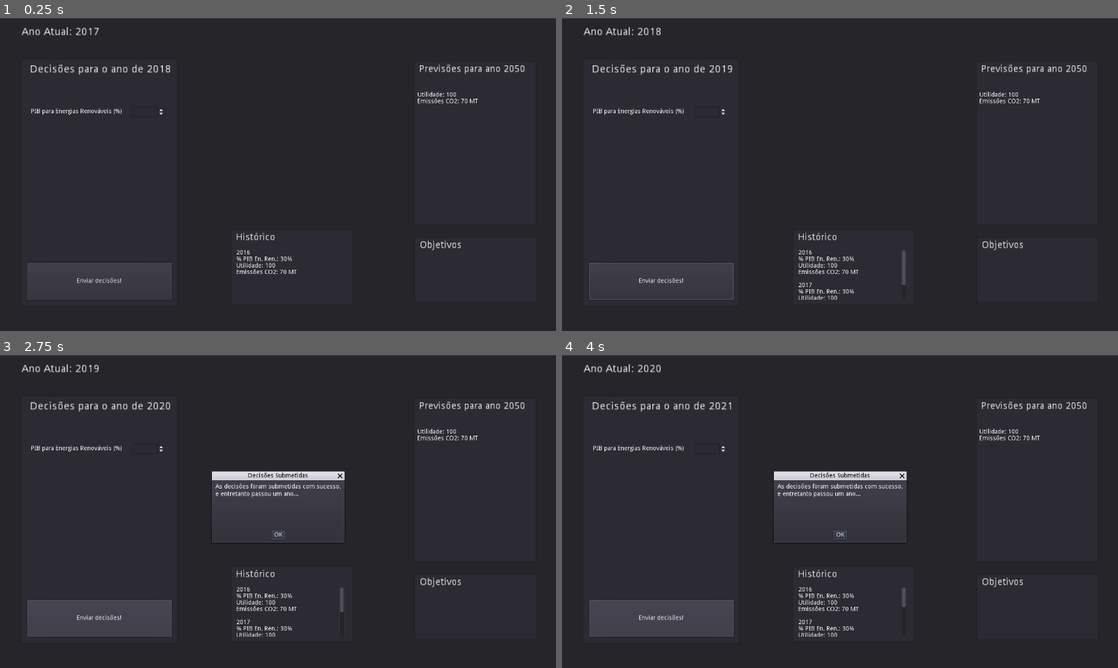
Above: before the commit, frames 1-4 (two rows, left to right).
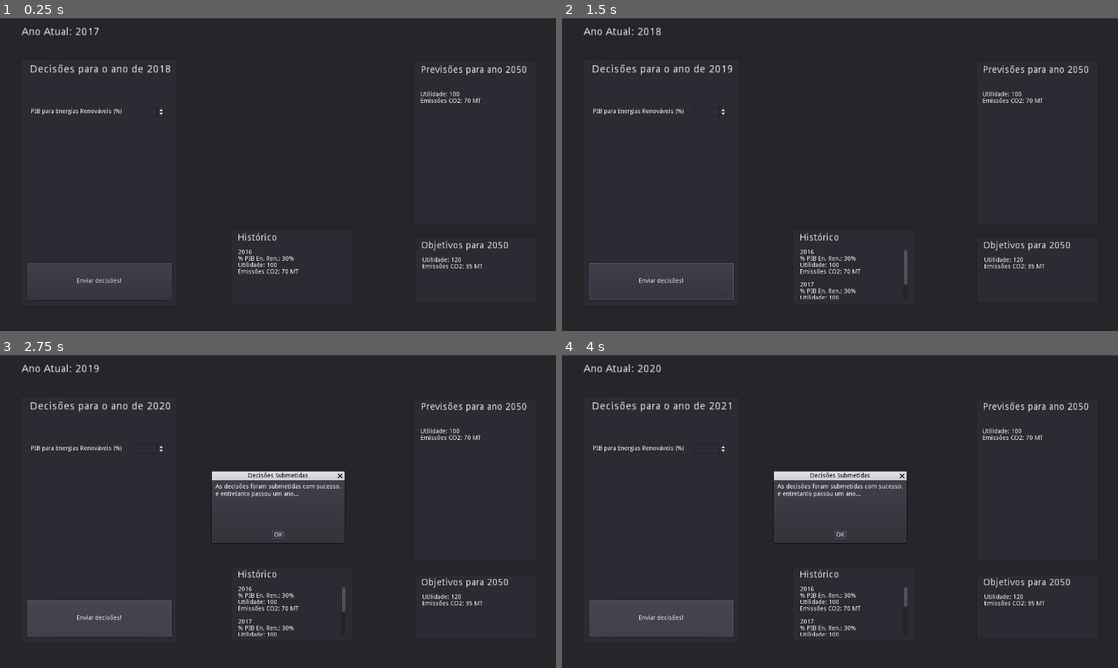
Above: after the commit, the same moments.

Repository: TiagoTaveira/ExergyX
Game: Godot game, scene res://Test.tscn
Same seed, same stepped clock (60 frames per second), same inputs: the game is played once before the commit and once after it.
Inputs:
- Up to frame 1 (0.25 s): no input
- Up to frame 2 (1.5 s): click "Enviar decisões!" at 0.5 s; click "OK" at 1.25 s
- Up to frame 3 (2.75 s): click "Enviar decisões!" at 2 s
- Up to frame 4 (4 s): click "OK" at 2.75 s; click "Enviar decisões!" at 3.5 s

The runs differ from the first frame. In frame 1, 1.2% of the frame differs, in the area x 42-95%, y 14-82%; in frame 2, 1.5%, in the area x 42-95%, y 14-90%; in frame 3, 1.5%; in frame 4, 1.5%.

Commit message:
Added win/lose screen

Diff:
--- /dev/null
+++ b/ObjText.gd
@@ -0,0 +1,13 @@
+extends RichTextLabel
+
+# Declare member variables here. Examples:
+# var a = 2
+# var b = "text"
+
+# Called when the node enters the scene tree for the first time.
+func _ready():
+	self.text = "Utilidade: " + str(PlayerVariables.utility_goals) + "\n" + "Emissões CO2: " + str(PlayerVariables.emission_goals) + " MT"
+
+# Called every frame. 'delta' is the elapsed time since the previous frame.
+#func _process(delta):
+#	pass
--- a/PlayerVariables.gd
+++ b/PlayerVariables.gd
@@ -16,6 +16,8 @@
 var final_year_utility = 100
 var final_year_emissions = 70
 
+var utility_goals = 120
+var emission_goals = 35
 
 # Called when the node enters the scene tree for the first time.
 func _ready():
--- a/Test.gd
+++ b/Test.gd
@@ -17,9 +17,20 @@
 	get_node("AcceptDialog").popup_centered_ratio(0.20)
 	process_next_year()
 	get_node("AnoAtual").text = "Ano Atual: " + str(PlayerVariables.current_year)
-	get_node("GridContainer/AnoAtual2").text = "Decisões para o ano de " + str(PlayerVariables.current_year + 1)
-	get_node("GridContainer2/RichTextLabel").text = "Previsões para ano " + str(PlayerVariables.final_year)
-	get_node("GridContainer2/RichTextLabel2").text = "Utilidade: " + str(PlayerVariables.final_year_utility) + "\n" + "Emissões CO2: " + str(PlayerVariables.final_year_emissions) + " MT"
+
+	if PlayerVariables.current_year < PlayerVariables.final_year:
+		get_node("GridContainer/AnoAtual2").text = "Decisões para o ano de " + str(PlayerVariables.current_year + 1)
+		get_node("GridContainer2/RichTextLabel").text = "Previsões para ano " + str(PlayerVariables.final_year)
+		get_node("GridContainer2/RichTextLabel2").text = "Utilidade: " + str(PlayerVariables.final_year_utility) + "\n" + "Emissões CO2: " + str(PlayerVariables.final_year_emissions) + " MT"
+	else:
+		get_node("GridContainer/Button").disabled = true
+		var won = (PlayerVariables.final_year_utility >= PlayerVariables.utility_goals) && (PlayerVariables.final_year_emissions <= PlayerVariables.emission_goals)
+		if won:
+			get_node("PopupPanel/Control/WonLostText").text = "VENCEU!"
+		else:
+			get_node("PopupPanel/Control/WonLostText").text = "PERDEU!"
+		get_node("PopupPanel/Control/Results").text = "Utilidade: " + str(PlayerVariables.final_year_utility) + "\n" + "Objetivo: " + str(PlayerVariables.utility_goals) + "\n\n" + "Emisssões CO2: " + str(PlayerVariables.final_year_emissions) + " MT" + "\n" + "Objetivo: " + str(PlayerVariables.emission_goals) + " MT"
+		get_node("PopupPanel").popup_centered()
 
 func process_next_year():
 
@@ -33,5 +44,5 @@
 
 	if last_year_investment != PlayerVariables.investment_renewables_percentage:
 		#mock formula follows:
-		PlayerVariables.final_year_utility = round(PlayerVariables.final_year_utility*(rand_range(0.9, 1.1) + 0.001 * PlayerVariables.investment_renewables_percentage))
+		PlayerVariables.final_year_utility = round(PlayerVariables.final_year_utility*(rand_range(0.9, 1.1) + 0.0005 * PlayerVariables.investment_renewables_percentage))
 		PlayerVariables.final_year_emissions = round(PlayerVariables.final_year_emissions*(rand_range(0.9, 1.1) - 0.005 * PlayerVariables.investment_renewables_percentage))
--- a/Test.tscn
+++ b/Test.tscn
@@ -1,7 +1,14 @@
-[gd_scene load_steps=3 format=2]
+[gd_scene load_steps=5 format=2]
 
 [ext_resource path="res://Test.gd" type="Script" id=1]
-[ext_resource path="res://HistText.gd" type="Script" id=2]
+[ext_resource path="res://ObjText.gd" type="Script" id=2]
+[ext_resource path="res://HistText.gd" type="Script" id=3]
+
+[sub_resource type="StyleBoxFlat" id=1]
+bg_color = Color( 0.0470588, 0.00784314, 0.00784314, 1 )
+corner_detail = 9
+shadow_color = Color( 0.388235, 0.458824, 0.278431, 0.6 )
+shadow_size = 5
 
 [node name="Panel" type="Panel"]
 margin_top = 1.29236
@@ -73,18 +80,18 @@
 rect_pivot_offset = Vector2( 96.828, 113.046 )
 
 [node name="RichTextLabel2" type="RichTextLabel" parent="GridContainer2"]
-margin_left = 8.26086
-margin_top = 70.5977
-margin_right = 230.261
-margin_bottom = 110.598
+margin_left = 15.2609
+margin_top = 69.5977
+margin_right = 237.261
+margin_bottom = 109.598
 text = "Utilidade: 100
 Emissões CO2: 70 MT"
 
 [node name="RichTextLabel" type="RichTextLabel" parent="GridContainer2"]
-margin_left = 11.6312
-margin_top = 7.75414
-margin_right = 209.631
-margin_bottom = 37.7541
+margin_left = 15.6312
+margin_top = 9.75414
+margin_right = 213.631
+margin_bottom = 39.7541
 rect_scale = Vector2( 1.56456, 1.56456 )
 text = "Previsões para ano 2050"
 
@@ -95,12 +102,19 @@
 margin_bottom = 654.0
 
 [node name="RichTextLabel" type="RichTextLabel" parent="GridContainer3"]
-margin_left = 11.6312
-margin_top = 7.75414
-margin_right = 209.631
-margin_bottom = 37.7541
+margin_left = 14.6312
+margin_top = 8.75414
+margin_right = 212.631
+margin_bottom = 38.7541
 rect_scale = Vector2( 1.56456, 1.56456 )
-text = "Objetivos"
+text = "Objetivos para 2050"
+
+[node name="ObjText" type="RichTextLabel" parent="GridContainer3"]
+margin_left = 18.0
+margin_top = 46.0
+margin_right = 267.0
+margin_bottom = 148.0
+script = ExtResource( 2 )
 
 [node name="Historico" type="ItemList" parent="."]
 margin_left = 531.4
@@ -109,17 +123,56 @@
 margin_bottom = 658.907
 
 [node name="RichTextLabel" type="RichTextLabel" parent="Historico"]
-margin_left = 11.6312
-margin_top = 7.75414
-margin_right = 209.631
-margin_bottom = 37.7541
+margin_left = 15.6312
+margin_top = 8.75414
+margin_right = 213.631
+margin_bottom = 38.7541
 rect_scale = Vector2( 1.56456, 1.56456 )
 text = "Histórico"
 
 [node name="HistText" type="RichTextLabel" parent="Historico"]
-margin_left = 13.0
-margin_top = 47.0
-margin_right = 262.0
-margin_bottom = 162.0
-script = ExtResource( 2 )
+margin_left = 17.0
+margin_top = 46.05
+margin_right = 266.0
+margin_bottom = 161.05
+script = ExtResource( 3 )
+
+[node name="PopupPanel" type="PopupPanel" parent="."]
+visible = true
+light_mask = 3
+margin_left = 320.504
+margin_top = 254.594
+margin_right = 995.504
+margin_bottom = 421.594
+custom_styles/panel = SubResource( 1 )
+
+[node name="Control" type="Control" parent="PopupPanel"]
+margin_right = 642.0
+margin_bottom = 169.0
+
+[node name="Results" type="RichTextLabel" parent="PopupPanel/Control"]
+margin_left = 34.0
+margin_top = 51.0
+margin_right = 220.0
+margin_bottom = 165.0
+text = "Utilidade: 100
+Objetivo: 120
+
+Emisssões CO2: 70 MT
+Objetivo: 35 MT"
+
+[node name="WonLostText" type="RichTextLabel" parent="PopupPanel/Control"]
+margin_left = 341.016
+margin_top = 82.6611
+margin_right = 527.016
+margin_bottom = 155.661
+text = "VENCEU!"
+
+[node name="RichTextLabel2" type="RichTextLabel" parent="PopupPanel/Control"]
+margin_left = 227.0
+margin_top = 13.0
+margin_right = 359.0
+margin_bottom = 43.0
+rect_scale = Vector2( 1.56456, 1.56456 )
+text = "Resultados em 2050"
 [connection signal="pressed" from="GridContainer/Button" to="." method="_on_Button_pressed"]
--- a/project.godot
+++ b/project.godot
@@ -32,6 +32,8 @@
 [rendering]
 
 quality/driver/driver_name="GLES2"
+quality/intended_usage/framebuffer_allocation=0
+quality/intended_usage/framebuffer_allocation.mobile=0
 vram_compression/import_etc=true
 vram_compression/import_etc2=false
 environment/default_environment="res://default_env.tres"
